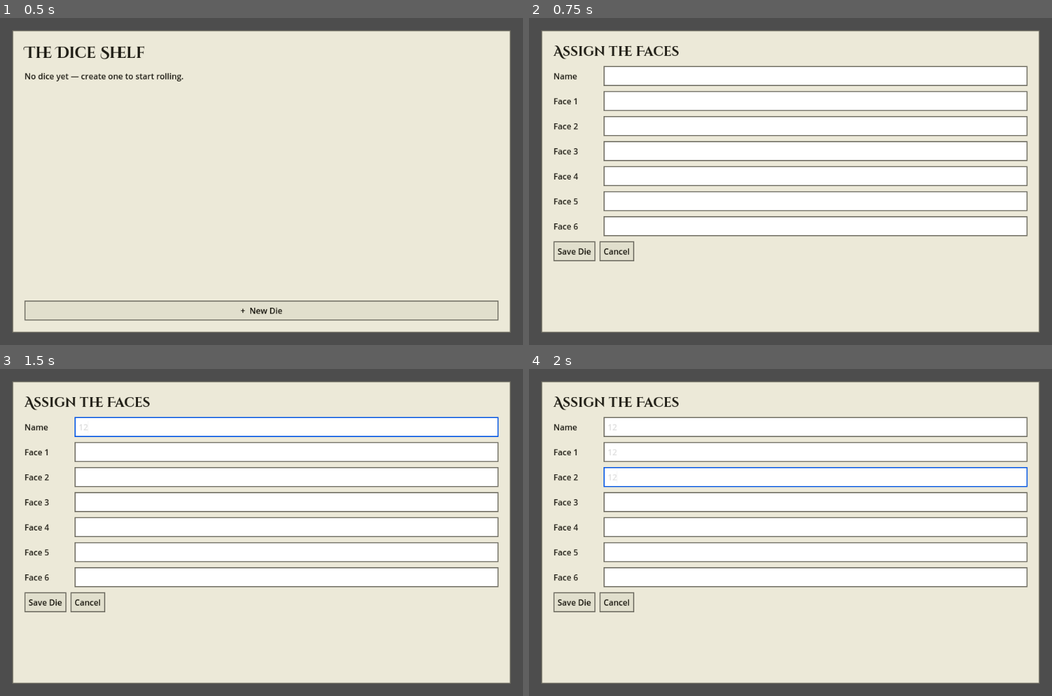
Above: before the commit, frames 1-4 (two rows, left to right).
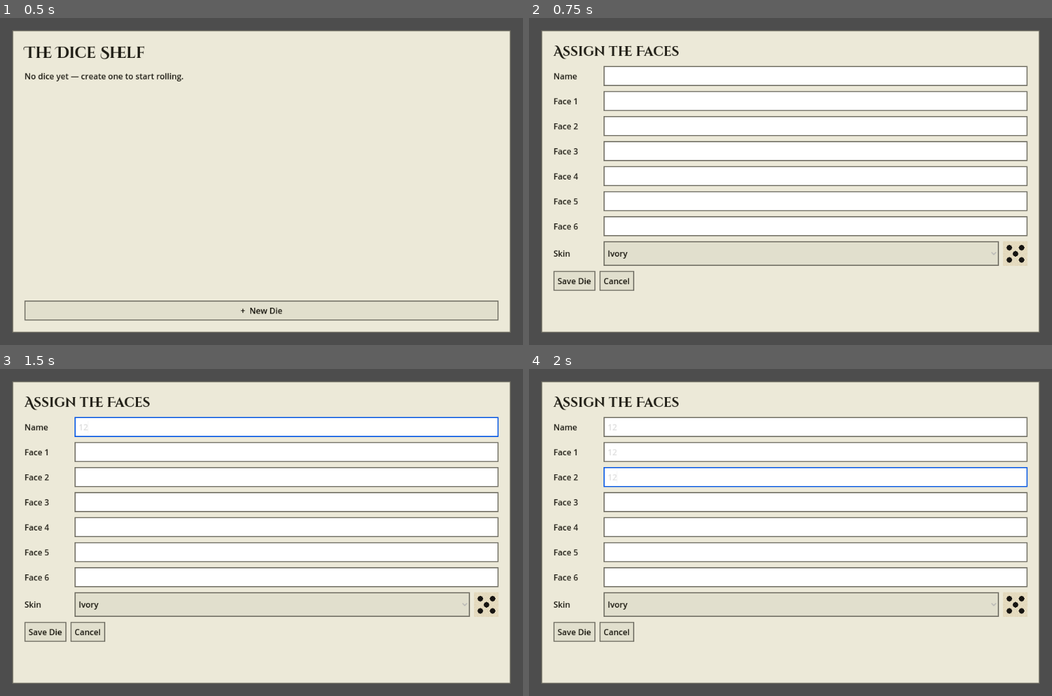
Above: after the commit, the same moments.

Repository: siyangsun/gamba
Game: Godot game, scene res://main.tscn
The game is run twice, just before and just after one commit, with the same random seed, the same clock (stepped at 60 frames per second) and the same inputs. Sound files missing from this copy of the repository are replaced by a short silence.
Inputs (mouse positions are in pixels of both pictures, inside the frame that each line leads up to):
- Up to frame 1 (0.5 s): no input
- Up to frame 2 (0.75 s): click "+ New Die" at 0.5 s
- Up to frame 3 (1.5 s): click (287, 427) at 1.27 s; type "12" at 1.35 s
- Up to frame 4 (2 s): click (816, 450) at 1.5 s; type "12" at 1.58 s; click (816, 476) at 1.73 s; type "12" at 1.82 s

Frame 1 is identical in both runs. In frame 2, 1.5% of the frame differs, in the area x 4-96%, y 68-84%; in frame 3, 1.5%; in frame 4, 1.5%.

Commit message:
Add selectable die skins and an Edit Die panel in the roll view
Co-Authored-By: Claude Opus 4.8 <noreply@anthropic.com>

Diff:
--- a/die.gd
+++ b/die.gd
@@ -9,6 +9,16 @@
 
 const SIZE := 1.0
 const FACE_TEX := 128
+
+# selectable die skins: body tint, face (grain base), and pip color.
+const SKINS := {
+	"ivory": {"body": Color(0.88, 0.84, 0.73), "face": Color(0.90, 0.86, 0.75), "pip": Color(0.09, 0.08, 0.07)},
+	"onyx": {"body": Color(0.12, 0.12, 0.13), "face": Color(0.16, 0.16, 0.17), "pip": Color(0.90, 0.90, 0.92)},
+	"ruby": {"body": Color(0.50, 0.05, 0.08), "face": Color(0.60, 0.08, 0.11), "pip": Color(0.96, 0.90, 0.85)},
+	"jade": {"body": Color(0.05, 0.35, 0.22), "face": Color(0.08, 0.42, 0.28), "pip": Color(0.93, 0.96, 0.90)},
+	"gold": {"body": Color(0.60, 0.47, 0.12), "face": Color(0.72, 0.57, 0.16), "pip": Color(0.15, 0.12, 0.05)},
+	"sapphire": {"body": Color(0.08, 0.15, 0.50), "face": Color(0.10, 0.20, 0.62), "pip": Color(0.92, 0.94, 0.99)},
+}
 
 # grid positions (col,row in 0..2) of pips for each face value
 const PIP_LAYOUT := {
@@ -35,7 +45,9 @@
 const HIT_COOLDOWN := 0.12  # ignore the machine-gun of contacts within one bounce
 const HIT_SPEED := 2.0  # below this a contact is a soft tumble, not a hit
 
-var _faces: Array = []  # [{v:int, n:Vector3}]
+var skin_name := "ivory"
+var _faces: Array = []  # [{v:int, n:Vector3, mi:MeshInstance3D}]
+var _body: MeshInstance3D
 var _rolling := false
 var _settle := 0.0
 var _timeout := 0.0
@@ -74,10 +86,11 @@
 	bm.size = Vector3.ONE * SIZE * 0.99
 	body.mesh = bm
 	var bmat := StandardMaterial3D.new()
-	bmat.albedo_color = Color(0.88, 0.84, 0.73)
+	bmat.albedo_color = SKINS[skin_name].body
 	bmat.roughness = 0.85
 	body.material_override = bmat
 	add_child(body)
+	_body = body
 
 	_build_faces()
 	_self_check()
@@ -91,7 +104,7 @@
 		q.size = Vector2(SIZE, SIZE) * 0.99
 		mi.mesh = q
 		var mat := StandardMaterial3D.new()
-		mat.albedo_texture = make_face_texture(int(d.v), FACE_TEX)
+		mat.albedo_texture = make_face_texture(int(d.v), FACE_TEX, skin_name)
 		mat.roughness = 0.8
 		mat.normal_enabled = true
 		mat.normal_texture = make_face_normalmap(int(d.v), FACE_TEX)
@@ -100,23 +113,35 @@
 		var r: Vector3 = d.rot
 		mi.rotation = Vector3(deg_to_rad(r.x), deg_to_rad(r.y), deg_to_rad(r.z))
 		add_child(mi)
-		_faces.append({"v": int(d.v), "n": d.n})
+		_faces.append({"v": int(d.v), "n": d.n, "mi": mi})
+
+
+## Re-tint body + face art to the named skin (falls back to ivory).
+func set_skin(name: String) -> void:
+	skin_name = name if SKINS.has(name) else "ivory"
+	if _body == null:
+		return  # not built yet; _ready() will use skin_name
+	(_body.material_override as StandardMaterial3D).albedo_color = SKINS[skin_name].body
+	for f in _faces:
+		var mat := (f.mi as MeshInstance3D).material_override as StandardMaterial3D
+		mat.albedo_texture = make_face_texture(int(f.v), FACE_TEX, skin_name)
 
 
 ## Renders one die face (ivory grain + pips) at the given texture size.
 ## Shared with ShelfPanel, which uses it at a smaller size for shelf icons.
-static func make_face_texture(value: int, tex_size: int) -> ImageTexture:
+static func make_face_texture(value: int, tex_size: int, skin_name := "ivory") -> ImageTexture:
+	var skin: Dictionary = SKINS.get(skin_name, SKINS["ivory"])
+	var face: Color = skin.face
 	var img := Image.create(tex_size, tex_size, false, Image.FORMAT_RGB8)
-	var ivory := Color(0.90, 0.86, 0.75)
 	# faux-physical grain
 	for y in tex_size:
 		for x in tex_size:
 			var n := randf() * 0.06 - 0.03
 			img.set_pixel(x, y, Color(
-				clampf(ivory.r + n, 0, 1),
-				clampf(ivory.g + n, 0, 1),
-				clampf(ivory.b + n, 0, 1)))
-	var pip := Color(0.09, 0.08, 0.07)
+				clampf(face.r + n, 0, 1),
+				clampf(face.g + n, 0, 1),
+				clampf(face.b + n, 0, 1)))
+	var pip: Color = skin.pip
 	var radius := tex_size / 9.0
 	for g: Vector2 in PIP_LAYOUT[value]:
 		var cx: float = tex_size * (0.25 + 0.25 * g.x)
--- a/editor.gd
+++ b/editor.gd
@@ -8,6 +8,9 @@
 
 var _name: LineEdit
 var _faces: Array[LineEdit] = []
+var _skin_opt: OptionButton
+var _skin_keys: Array = []
+var _preview: TextureRect
 
 
 func _ready() -> void:
@@ -42,6 +45,8 @@
 		var idx := i
 		vb.add_child(_row("Face %d" % (idx + 1), func(le): _faces.append(le)))
 
+	vb.add_child(_skin_row())
+
 	var buttons := HBoxContainer.new()
 	buttons.add_theme_constant_override("separation", 8)
 	vb.add_child(buttons)
@@ -53,6 +58,35 @@
 	cancel.text = "Cancel"
 	cancel.pressed.connect(func(): cancelled.emit())
 	buttons.add_child(cancel)
+
+
+func _skin_row() -> HBoxContainer:
+	var row := HBoxContainer.new()
+	row.add_theme_constant_override("separation", 8)
+	var l := Label.new()
+	l.text = "Skin"
+	l.custom_minimum_size.x = 90
+	row.add_child(l)
+	_skin_keys = Die.SKINS.keys()
+	_skin_opt = OptionButton.new()
+	for key in _skin_keys:
+		_skin_opt.add_item(String(key).capitalize())
+	_skin_opt.size_flags_horizontal = Control.SIZE_EXPAND_FILL
+	_skin_opt.item_selected.connect(func(_i): _update_preview())
+	row.add_child(_skin_opt)
+	_preview = TextureRect.new()
+	_preview.custom_minimum_size = Vector2(48, 48)
+	_preview.stretch_mode = TextureRect.STRETCH_KEEP_ASPECT_CENTERED
+	row.add_child(_preview)
+	return row
+
+
+func _current_skin() -> String:
+	return _skin_keys[maxi(0, _skin_opt.selected)]
+
+
+func _update_preview() -> void:
+	_preview.texture = Die.make_face_texture(5, 48, _current_skin())
 
 
 func _row(label_text: String, register: Callable) -> HBoxContainer:
@@ -75,6 +109,9 @@
 	_name.text = p.name if p.name != "Untitled Die" else ""
 	for i in 6:
 		_faces[i].text = p.faces[i]
+	var si := _skin_keys.find(p.theme)
+	_skin_opt.select(si if si >= 0 else 0)
+	_update_preview()
 
 
 func _on_save() -> void:
@@ -85,4 +122,5 @@
 	for le in _faces:
 		arr.append(le.text.strip_edges())
 	p.faces = arr
+	p.theme = _current_skin()
 	saved.emit(p)
--- a/main.gd
+++ b/main.gd
@@ -13,6 +13,7 @@
 var _roll: RollView
 var _vpc: SubViewportContainer
 var _die: Die
+var _editing_path := ""  # resource_path of the preset being edited, "" when new
 
 
 func _ready() -> void:
@@ -194,6 +195,7 @@
 
 	_roll = RollView.new()
 	_roll.back_requested.connect(_go_shelf)
+	_roll.edit_requested.connect(_go_editor_edit)
 	_roll.delete_requested.connect(_on_delete_preset)
 	add_child(_roll)
 
@@ -206,12 +208,21 @@
 
 func _go_editor_new() -> void:
 	_state = State.EDITOR
+	_editing_path = ""
 	_editor.load_preset(DicePreset.new())
 	_set_visible(false, true, false)
 
 
+func _go_editor_edit(preset: DicePreset) -> void:
+	_state = State.EDITOR
+	_editing_path = preset.resource_path
+	_editor.load_preset(preset)
+	_set_visible(false, true, false)
+
+
 func _go_roll(preset: DicePreset) -> void:
 	_state = State.ROLL
+	_die.set_skin(preset.theme)
 	_roll.set_preset(preset)
 	_set_visible(false, false, true)
 
@@ -224,6 +235,11 @@
 
 
 func _on_saved(preset: DicePreset) -> void:
+	# a rename during edit changes the slug; drop the old file so it isn't orphaned
+	var new_path := "%s/%s.tres" % [PRESET_DIR, _slug(preset.name)]
+	if _editing_path != "" and _editing_path != new_path:
+		DirAccess.remove_absolute(_editing_path)
+	_editing_path = ""
 	_save_preset(preset)
 	_go_shelf()
 
--- a/roll_view.gd
+++ b/roll_view.gd
@@ -5,6 +5,7 @@
 ## a side panel shows the result and the full face legend.
 
 signal back_requested
+signal edit_requested(preset: DicePreset)
 signal delete_requested(preset: DicePreset)
 
 var _preset: DicePreset
@@ -68,6 +69,11 @@
 
 	vb.add_child(HSeparator.new())
 
+	var edit_btn := Button.new()
+	edit_btn.text = "Edit Die"
+	edit_btn.pressed.connect(func(): edit_requested.emit(_preset))
+	vb.add_child(edit_btn)
+
 	var delete_btn := Button.new()
 	delete_btn.text = "Delete Die"
 	delete_btn.pressed.connect(_confirm_delete)
--- a/shelf.gd
+++ b/shelf.gd
@@ -98,7 +98,7 @@
 	tile.add_child(vb)
 
 	var icon := TextureRect.new()
-	icon.texture = Die.make_face_texture(_icon_face(p), ICON_TEX)
+	icon.texture = Die.make_face_texture(_icon_face(p), ICON_TEX, p.theme)
 	icon.custom_minimum_size = Vector2(ICON_TEX, ICON_TEX)
 	icon.stretch_mode = TextureRect.STRETCH_KEEP_ASPECT_CENTERED
 	icon.mouse_filter = Control.MOUSE_FILTER_IGNORE
